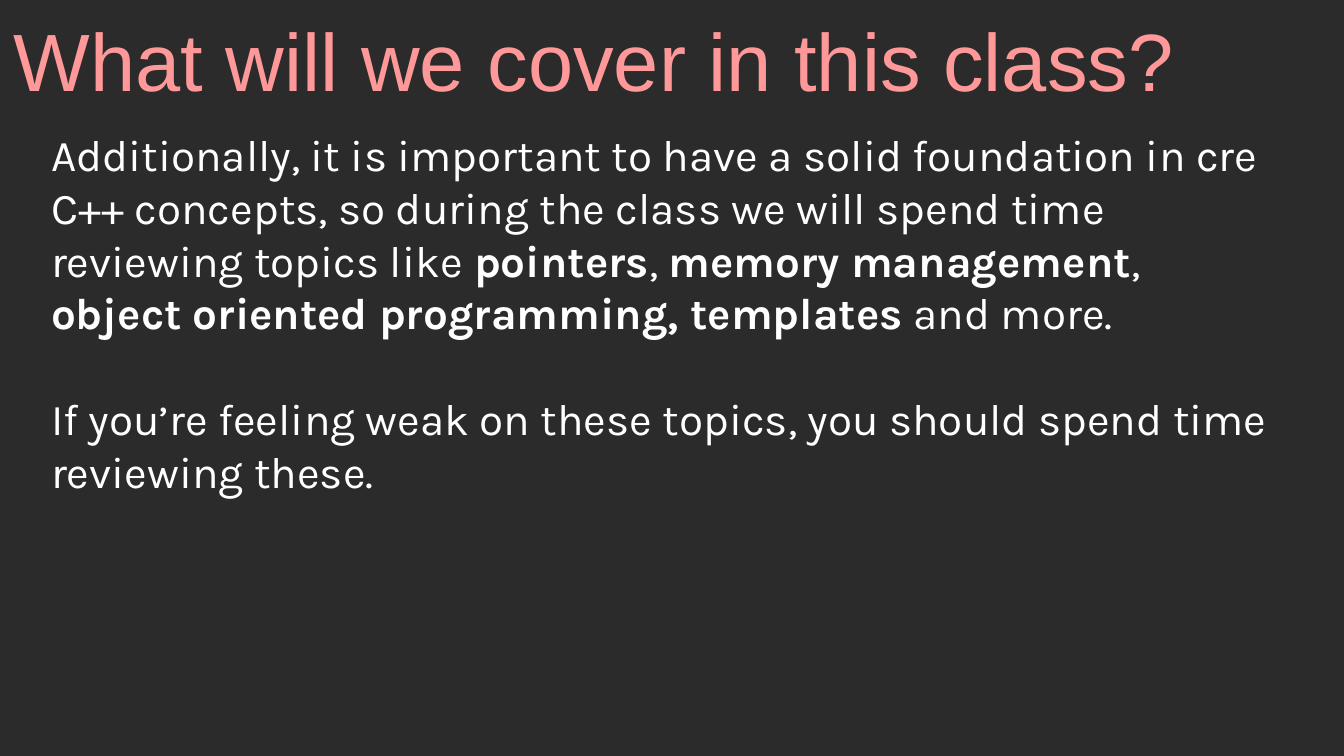
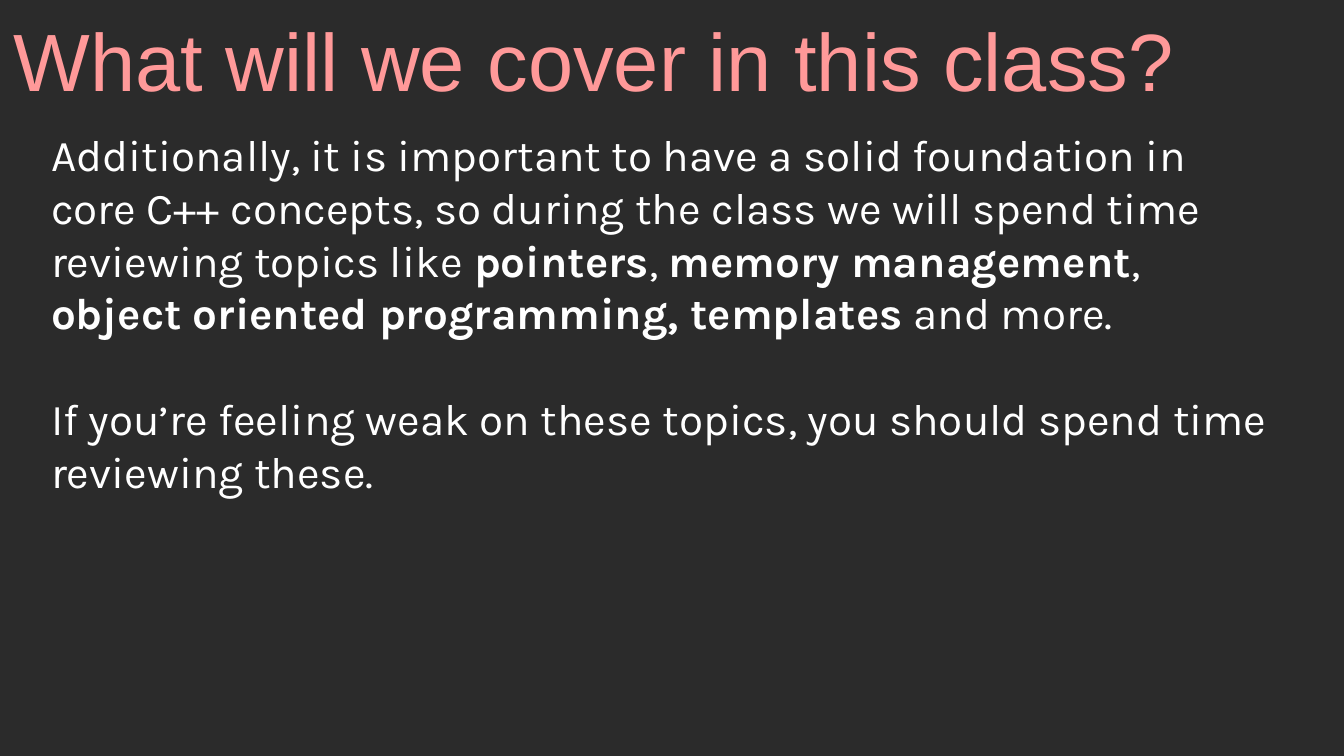
Before and after one commit to mariamhabib/CS250-Data-Structures, a slide deck: slide 27 of Lectures/0_Class_Introduction.odp. Drawn at 1344x756 pixels with LibreOffice and Linux fonts; fonts in the diff are those of the drawing; background and template pictures are left out; a plain dark background stands for a picture behind light text. Boxes give left, top, right and bottom in pixels: in the first picture for what was removed or moved away, otherwise in the second. Text is boxed around its words. In the diff, an @@ line names an element or a change of style, - is before the commit and + after.

```diff
--- a/Lectures/0_Class_Introduction.odp
+++ b/Lectures/0_Class_Introduction.odp
@@ text at (x1=51, y1=140, x2=1200, y2=340): text changed @@
-Additionally, it is important to have a solid foundation in cre C++ concepts, so during the class we will spend time reviewing topics like pointers, memory management, object oriented programming, templates and more.
+Additionally, it is important to have a solid foundation in core C++ concepts, so during the class we will spend time reviewing topics like pointers, memory management, object oriented programming, templates and more.
```
Also in this commit, not shown: 1 other slide changed, 4 other files.
